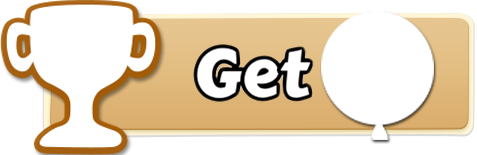
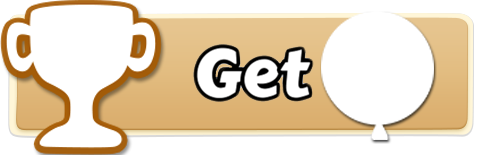
Layer changes from the first (477, 155) image to the second:
painted on "Base 1" over [15, 17, 469, 131]
painted on "Base 2" over [9, 13, 474, 136]
